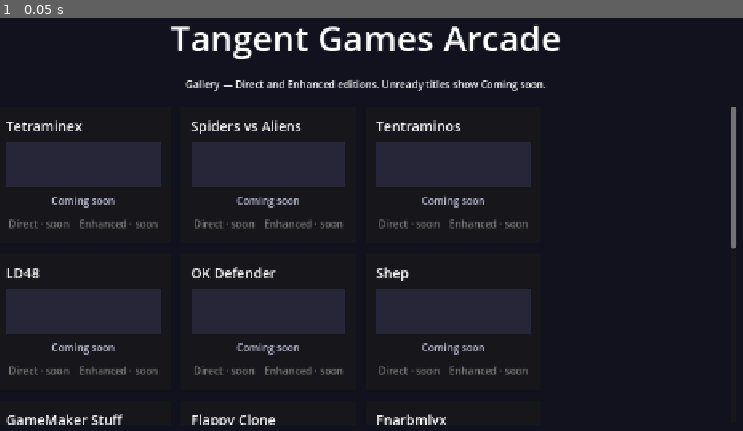
Above: before the commit, frame 1.
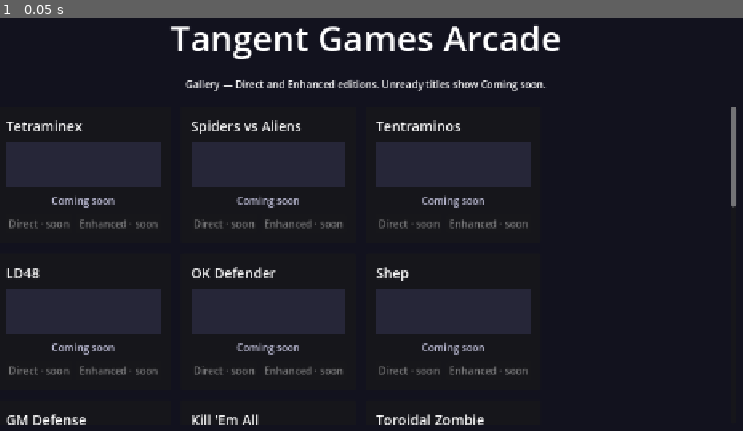
Above: after the commit, the same moment.

Repository: tangentstorm/arcade
Game: Godot game, scene res://arcade/main.tscn
Two runs of this game, one before a commit and one after it. Both use one fixed random seed, a clock stepped at 60 frames per second and the inputs below.
Inputs:
- Up to frame 1 (0.05 s): no input

The runs differ from the first frame. In frame 1, 0.7% of the frame differs, in the area x 2-100%, y 45-99%.

Commit message:
Split multi-game repos into per-game gallery tiles (gamemaker-stuff, GameSketchLib, godotlab)

Diff:
--- a/arcade/game_registry.gd
+++ b/arcade/game_registry.gd
@@ -41,11 +41,17 @@
 	["ld48", "LD48", "planned", "Ludum Dare 48 entry."],
 	["ok_defender", "OK Defender", "planned", ""],
 	["shep", "Shep", "planned", ""],
-	["gamemaker_stuff", "GameMaker Stuff", "planned", ""],
-	["flappy_clone", "Flappy Clone", "planned", "Port from tangentstorm/unitylabs."],
+	["gm_defense", "GM Defense", "planned", "From gamemaker-stuff/gm2-defense."],
+	["killem_all", "Kill 'Em All", "planned", "From gamemaker-stuff/killem-all."],
+	["toroidal_zombie_herder", "Toroidal Zombie Herder", "planned", "From gamemaker-stuff."],
+	["flappy_clone", "Flappy Clone", "planned", "Port from unitylabs/flappyclone."],
 	["fnarbmlyx", "Fnarbmlyx", "planned", ""],
-	["gamesketchlib", "GameSketchLib", "planned", ""],
-	["godotlab", "GodotLab", "planned", ""],
+	["sketchbots", "SketchBots", "planned", "From GameSketchLib course w01."],
+	["invader_sketch", "Invader Sketch", "planned", "From GameSketchLib course w02."],
+	["godotlab_collatz", "Collatz (GodotLab)", "planned", "From godotlab/collatz."],
+	["godotlab_game00", "GodotLab Game 00", "planned", "From godotlab/game00."],
+	["godotlab_game01", "GodotLab Game 01", "planned", "From godotlab/game01."],
+	["godotlab_tilemap", "GodotLab Tilemap", "planned", "From godotlab/tilemap."],
 	["cupid", "Cupid", "planned", ""],
 	["mineswpr", "Mineswpr", "planned", "Retro Forth via b4-gd tooling."],
 	["ofcp", "OFCP", "planned", "Private build — not in public export."],
Not shown, changed: docs/DECISION_LOG.md
Not shown, changed: games/gamemaker_stuff/README.md
Not shown, changed: games/gamesketchlib/README.md
Not shown, added: games/gm_defense/README.md
Not shown, changed: games/godotlab/README.md
Not shown, added: games/godotlab_collatz/README.md
Not shown, added: games/godotlab_game00/README.md
Not shown, added: games/godotlab_game01/README.md
Not shown, added: games/godotlab_tilemap/README.md
Not shown, added: games/invader_sketch/README.md
Not shown, added: games/killem_all/README.md
Not shown, added: games/sketchbots/README.md
(and 1 more such lines)
